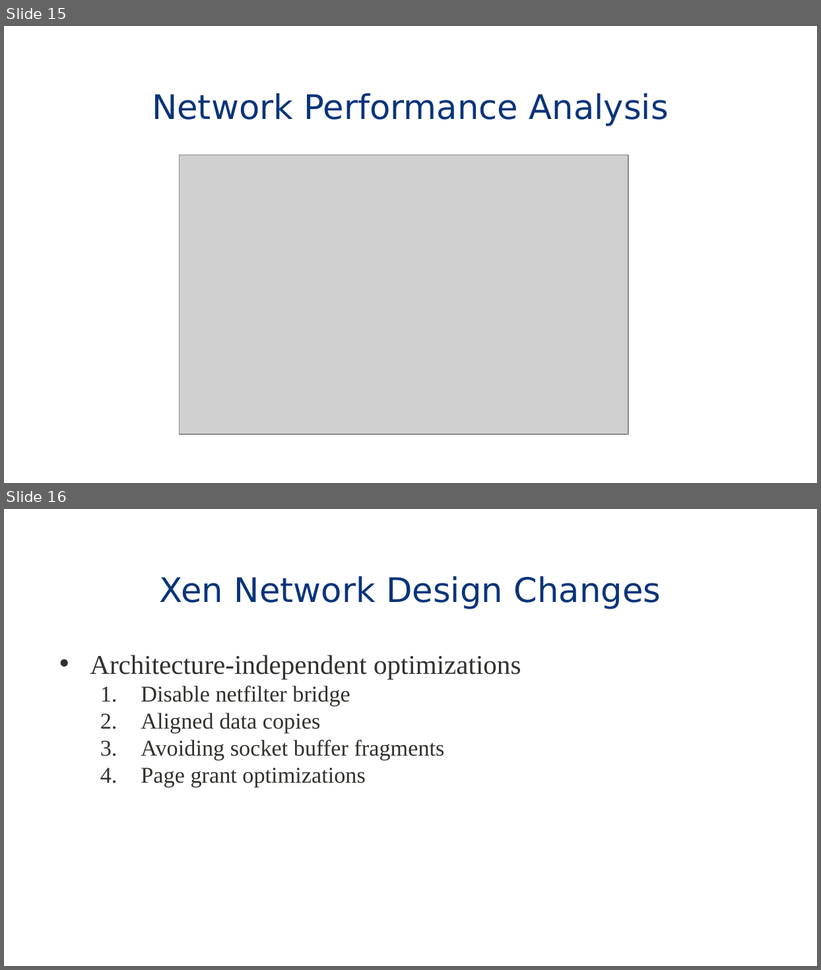
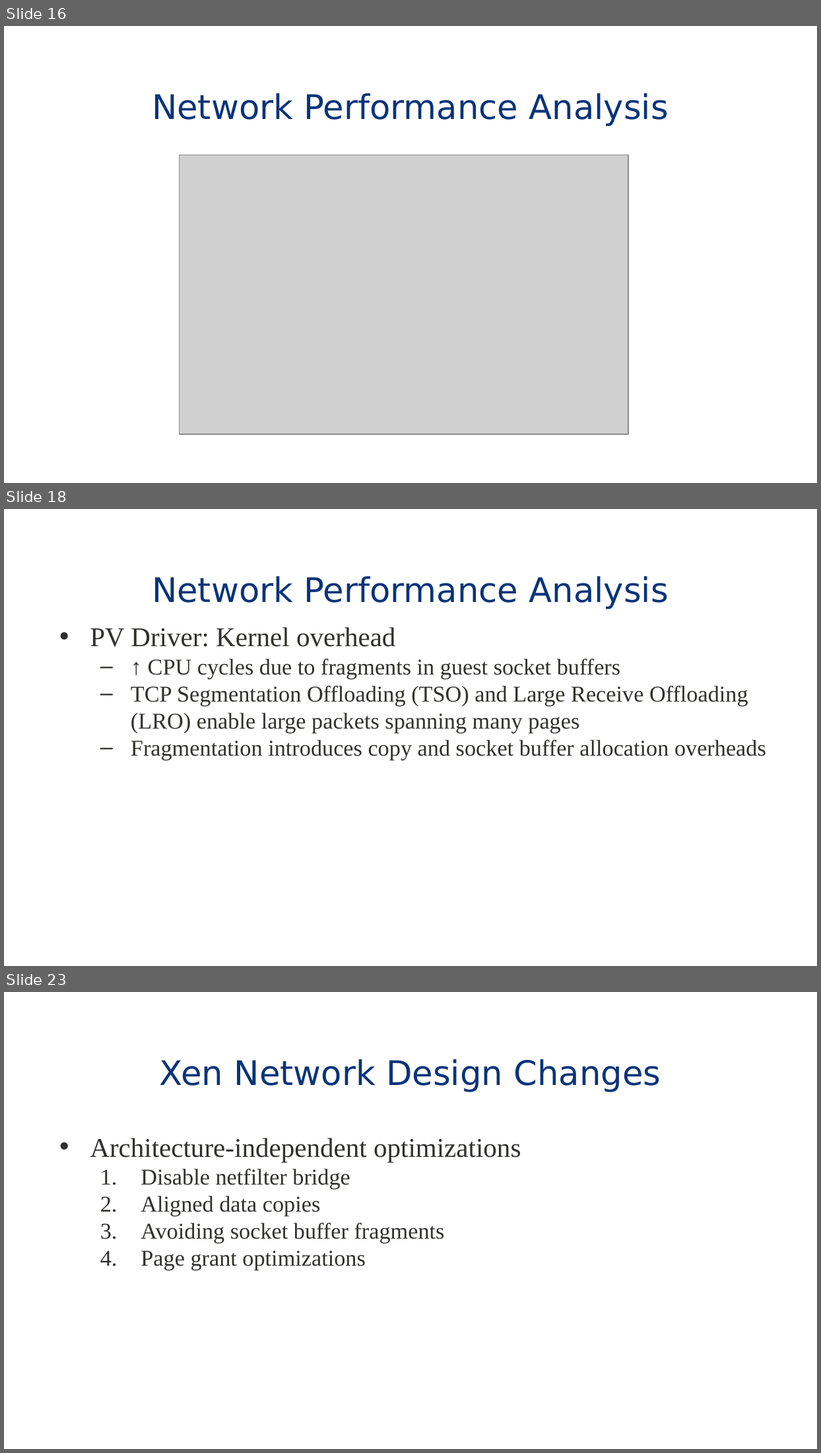
Before and after one commit to eddie-c-davis/cs-advos, a slide deck: presentations/Bridging.pptx. Shown one above the other, each under a label of ours: slides 15 and 16 before the commit, slides 16, 18 and 23 after it; the slides between them are not shown. The pictures are 821x970 and 821x1453 pixels, drawn with LibreOffice and Linux fonts; fonts in the diff are those of the drawing; grey boxes stand for pictures; background and template pictures are left out. Boxes give left, top, right and bottom in pixels: in the first picture for what was removed or moved away, otherwise in the second. Text is boxed around its words. In the diff, an @@ line names an element or a change of style, - is before the commit and + after.

```diff
--- a/presentations/Bridging.pptx
+++ b/presentations/Bridging.pptx
@@ slide 18 added at <box>4,509,817,966</box>, background #FFFFFF; not listed: 1 template element that a slide beside it also shows @@
@@ title added at <box>152,576,669,609</box>, 30 pt, text #09347A @@
+Network Performance Analysis
@@ text added at <box>90,627,766,760</box>, 20 pt, text #30302C @@
+• PV Driver: Kernel overhead
+  – ↑ CPU cycles due to fragments in guest socket buffers
+  – TCP Segmentation Offloading (TSO) and Large Receive Offloading (LRO) enable large packets spanning many pages
+  – Fragmentation introduces copy and socket buffer allocation overheads
@@ what was slide 15 is now slide 16 @@
@@ what was slide 16 is now slide 23 @@
```
Also in this commit, not shown: 6 slides changed, 6 other slides added.
